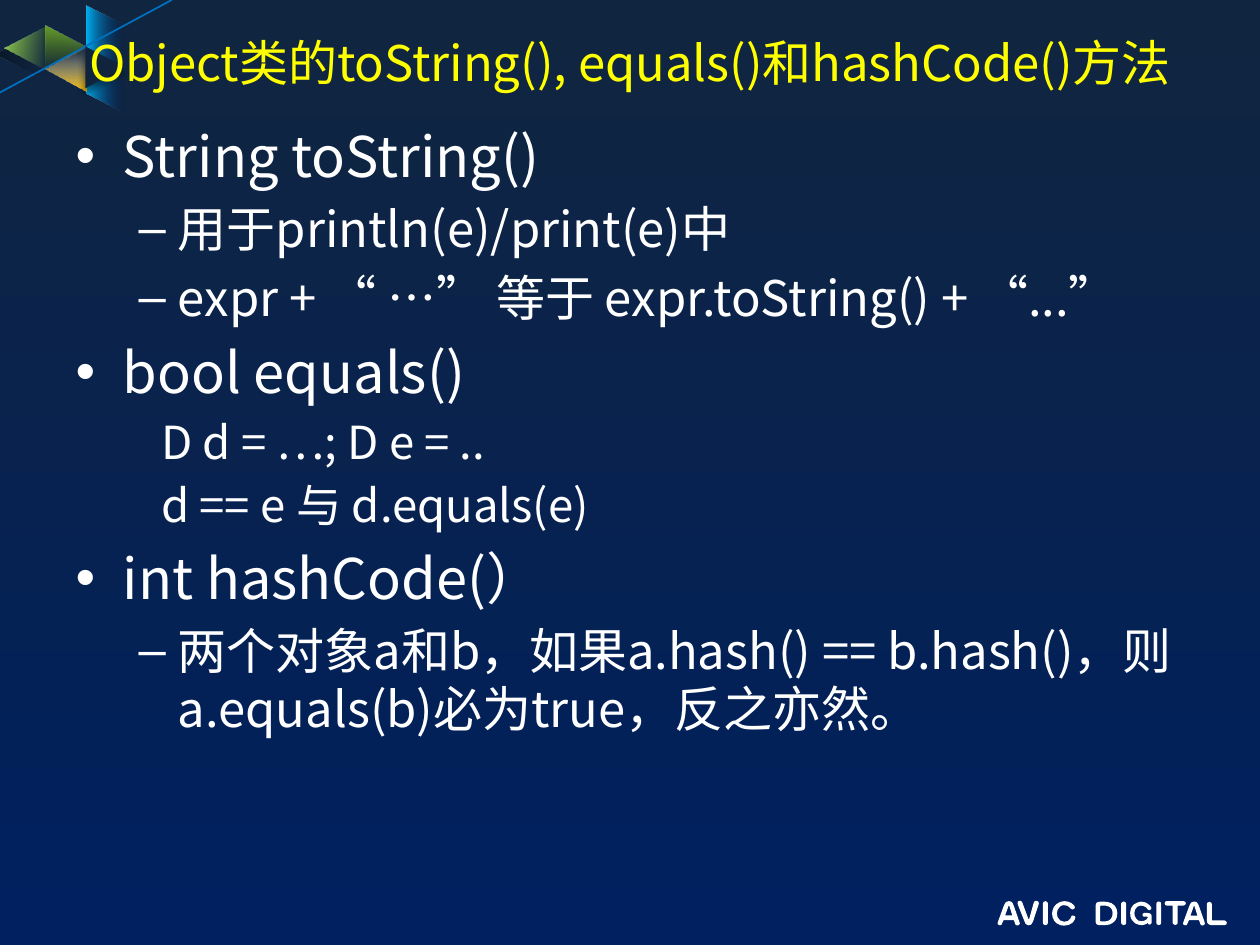
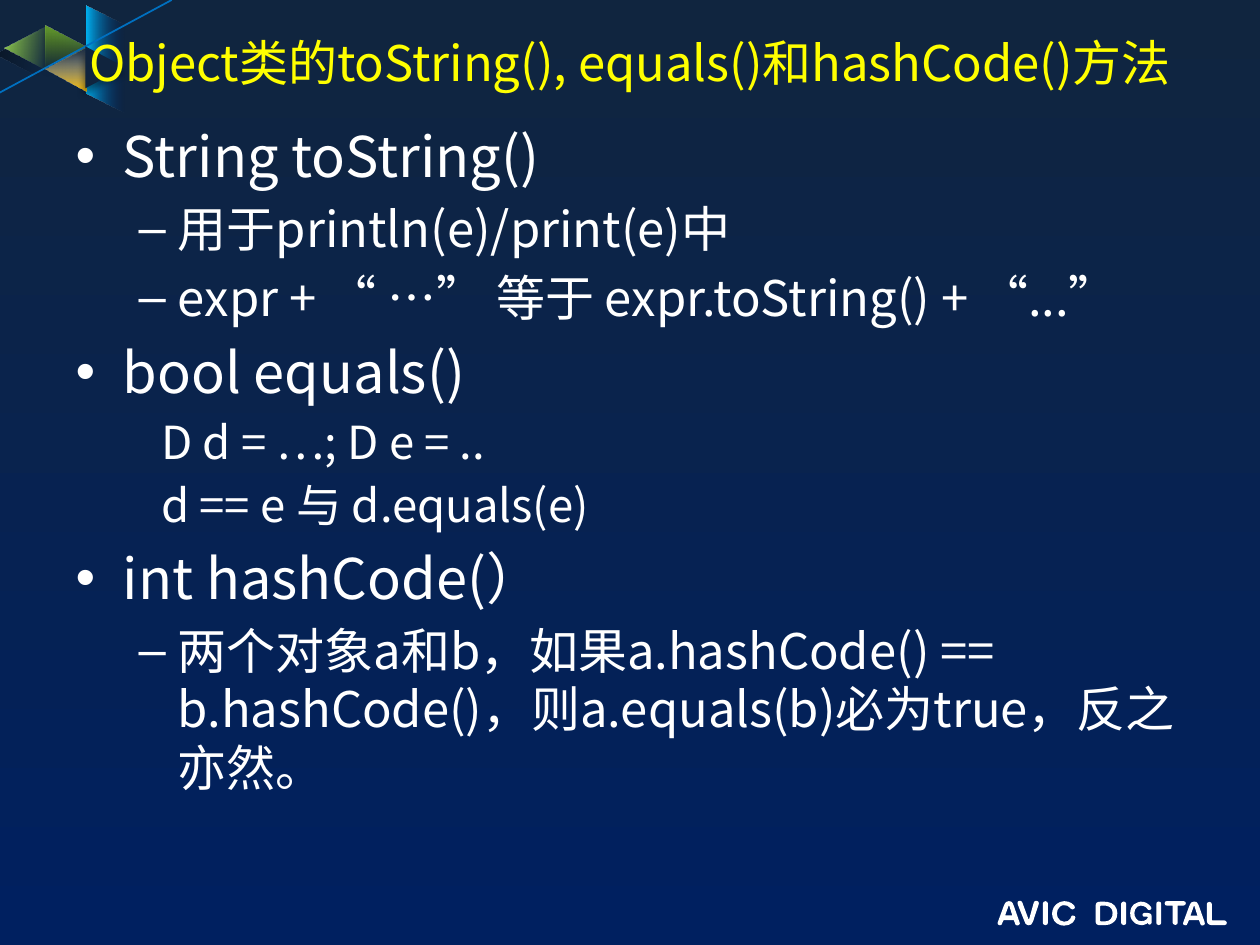
Before and after one commit to guofengzh/java-way, a slide deck: slide 11 of java/docs/03-java-接口和继承.pptx. Drawn at 1260x945 pixels with LibreOffice and Linux fonts; fonts in the diff are those of the drawing; background and template pictures are left out. Boxes give left, top, right and bottom in pixels: in the first picture for what was removed or moved away, otherwise in the second. Text is boxed around its words. In the diff, an @@ line names an element or a change of style, - is before the commit and + after.

```diff
--- a/java/docs/03-java-接口和继承.pptx
+++ b/java/docs/03-java-接口和继承.pptx
@@ text at (178, 627, 1175, 790): text changed @@
-  – 两个对象a和b，如果a.hash() == b.hash()，则a.equals(b)必为true，反之亦然。
+  – 两个对象a和b，如果a.hashCode() == b.hashCode()，则a.equals(b)必为true，反之亦然。
```
Also in this commit, not shown: 4 other files.
